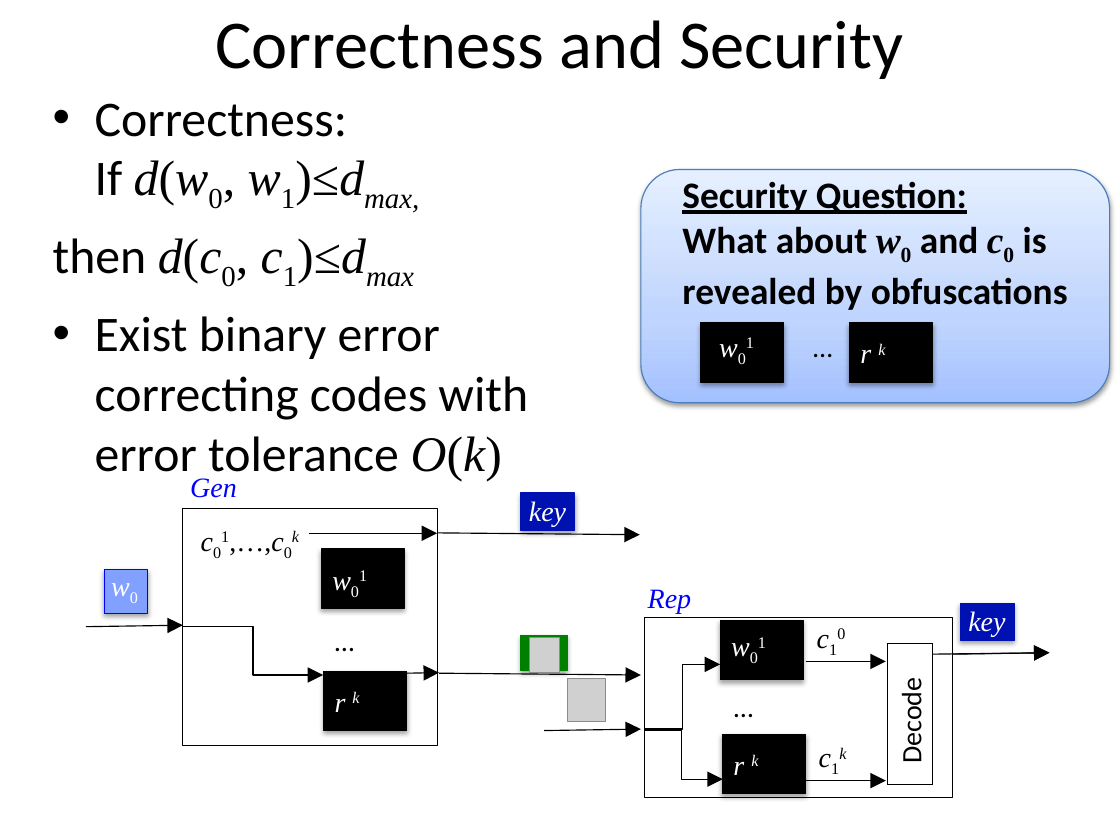
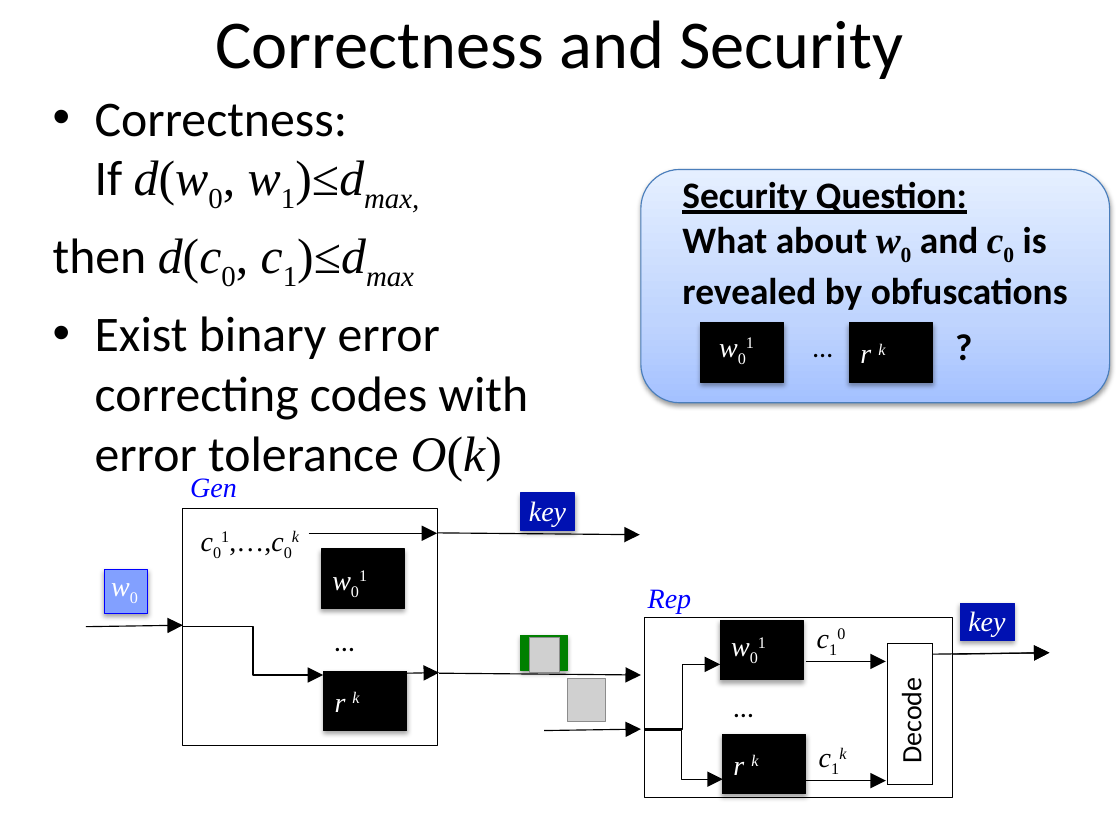
Before and after one commit to xianruimeng/comp-fuzzy-ext, a slide deck: slide 23 of constantRate/KeyDerivationWithNegativeUsable.pptx. Drawn at 1120x840 pixels with LibreOffice and Linux fonts; fonts in the diff are those of the drawing; grey boxes stand for pictures. Boxes give left, top, right and bottom in pixels: in the first picture for what was removed or moved away, otherwise in the second. Text is boxed around its words. In the diff, an @@ line names an element or a change of style, - is before the commit and + after.

```diff
--- a/constantRate/KeyDerivationWithNegativeUsable.pptx
+++ b/constantRate/KeyDerivationWithNegativeUsable.pptx
@@ text added at [944,317,984,373], 24 pt, text #000000, bold @@
+?
```
Also in this commit, not shown: 14 other slides changed, 11 slides added.
